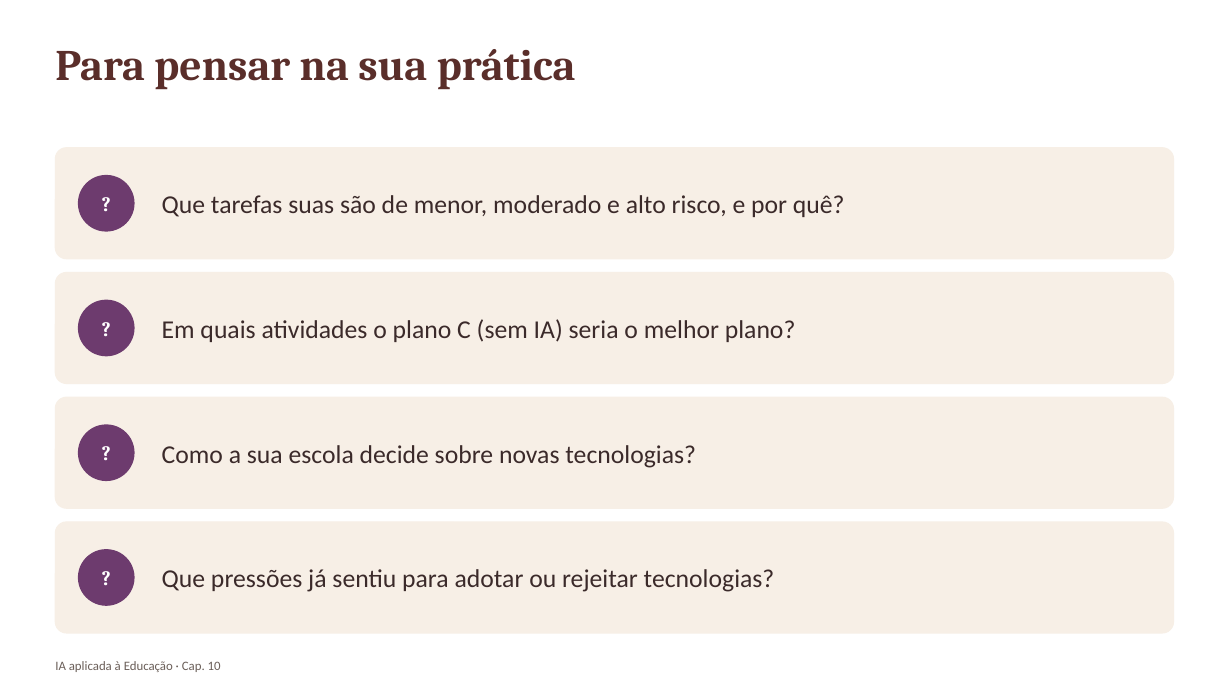
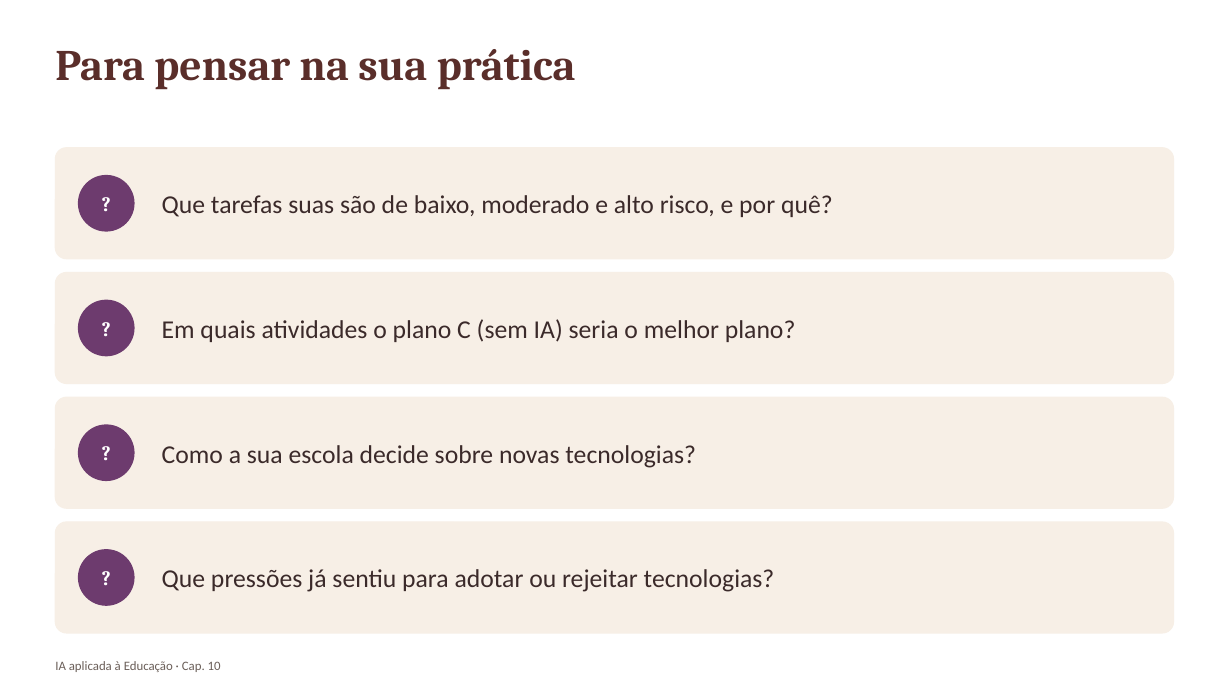
Before and after one commit to arakenmedeiros/claude, a slide deck: slide 26 of livro_ia_educacao/saida/pptx/Cap10_slides.pptx (slide 25 before the commit). Drawn at 1232x693 pixels with LibreOffice and Linux fonts; fonts in the diff are those of the drawing. Boxes give left, top, right and bottom in pixels: in the first picture for what was removed or moved away, otherwise in the second. Text is boxed around its words. In the diff, an @@ line names an element or a change of style, - is before the commit and + after.

```diff
--- a/livro_ia_educacao/saida/pptx/Cap10_slides.pptx
+++ b/livro_ia_educacao/saida/pptx/Cap10_slides.pptx
@@ text at (162, 195, 833, 217): text changed @@
-Que tarefas suas são de menor, moderado e alto risco, e por quê?
+Que tarefas suas são de baixo, moderado e alto risco, e por quê?
```
Also in this commit, not shown: 4 other slides changed, 2 slides added, 1 slide removed, 12 other files.
